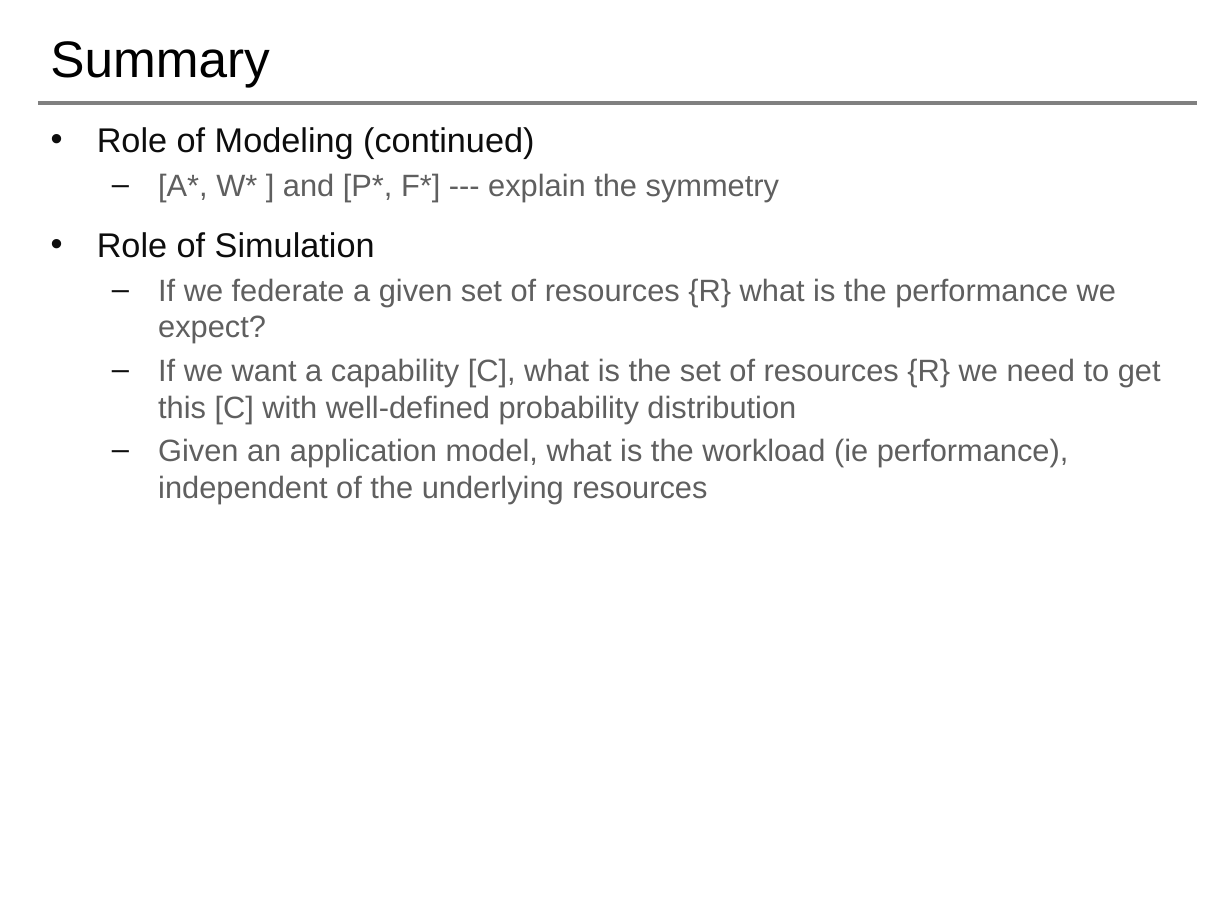
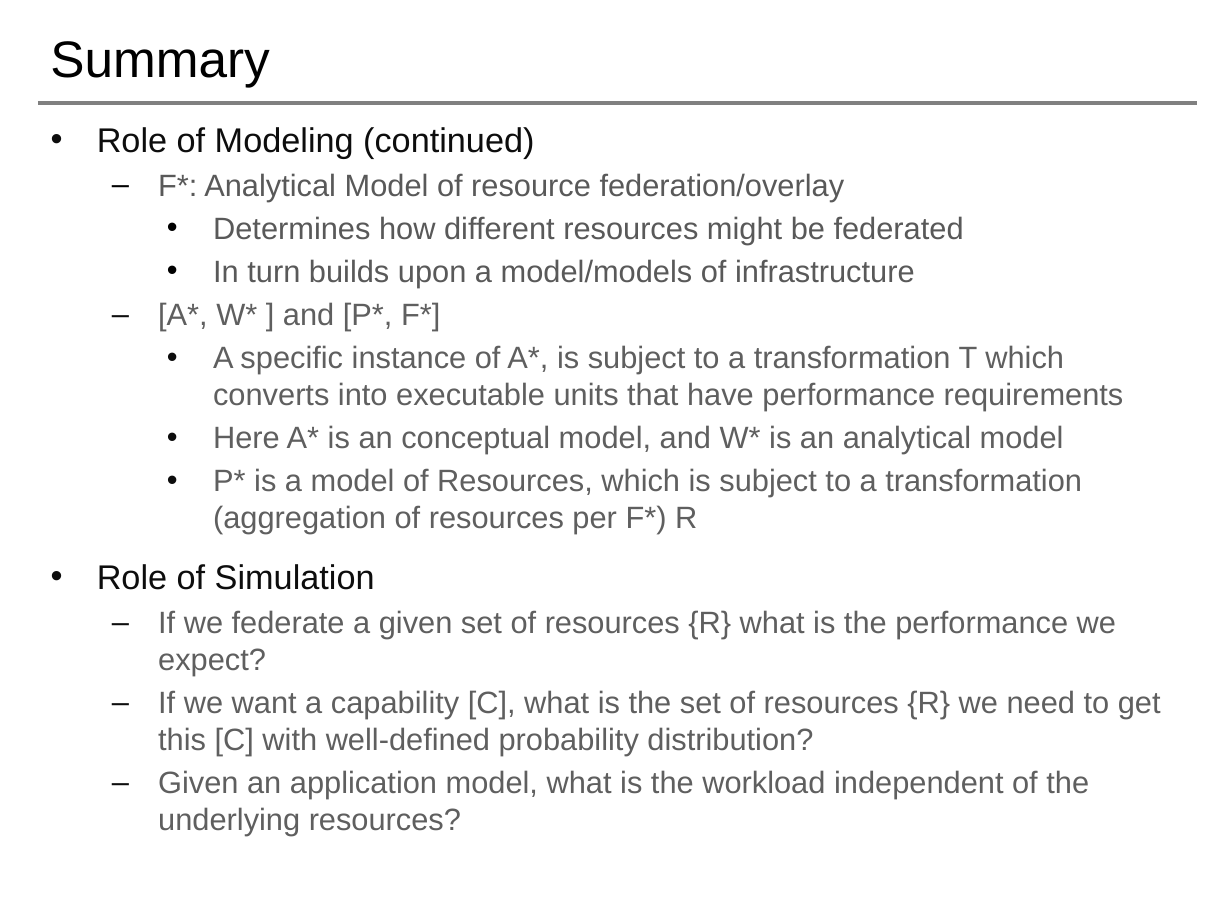
Before and after one commit to saga-project/NGMW, a slide deck: slide 3 of presentations/radical-modsim.pptx. Drawn at 1232x924 pixels with LibreOffice and Linux fonts; fonts in the diff are those of the drawing; background and template pictures are left out. Boxes give left, top, right and bottom in pixels: in the first picture for what was removed or moved away, otherwise in the second. Text is boxed around its words. In the diff, an @@ line names an element or a change of style, - is before the commit and + after.

Commit message:
updates

```diff
--- a/presentations/radical-modsim.pptx
+++ b/presentations/radical-modsim.pptx
@@ text at (158, 173, 1124, 534): text changed @@
-  – [A*, W* ] and [P*, F*] --- explain the symmetry
+  – F*: Analytical Model of resource federation/overlay
+    • Determines how different resources might be federated
+    • In turn builds upon a model/models of infrastructure
+  – [A*, W* ] and [P*, F*]
+    • A specific instance of A*, is subject to a transformation T which converts into executable units that have performance requirements
+    • Here A* is an conceptual model, and W* is an analytical model
+    • P* is a model of Resources, which is subject to a transformation (aggregation of resources per F*) R
@@ text at (158, 690, 1161, 836): text changed @@
-  – If we want a capability [C], what is the set of resources {R} we need to get this [C] with well-defined probability distribution
-  – Given an application model, what is the workload (ie performance), independent of the underlying resources
+  – If we want a capability [C], what is the set of resources {R} we need to get this [C] with well-defined probability distribution?
+  – Given an application model, what is the workload independent of the underlying resources?
```
Also in this commit, not shown: 1 other slide changed.
